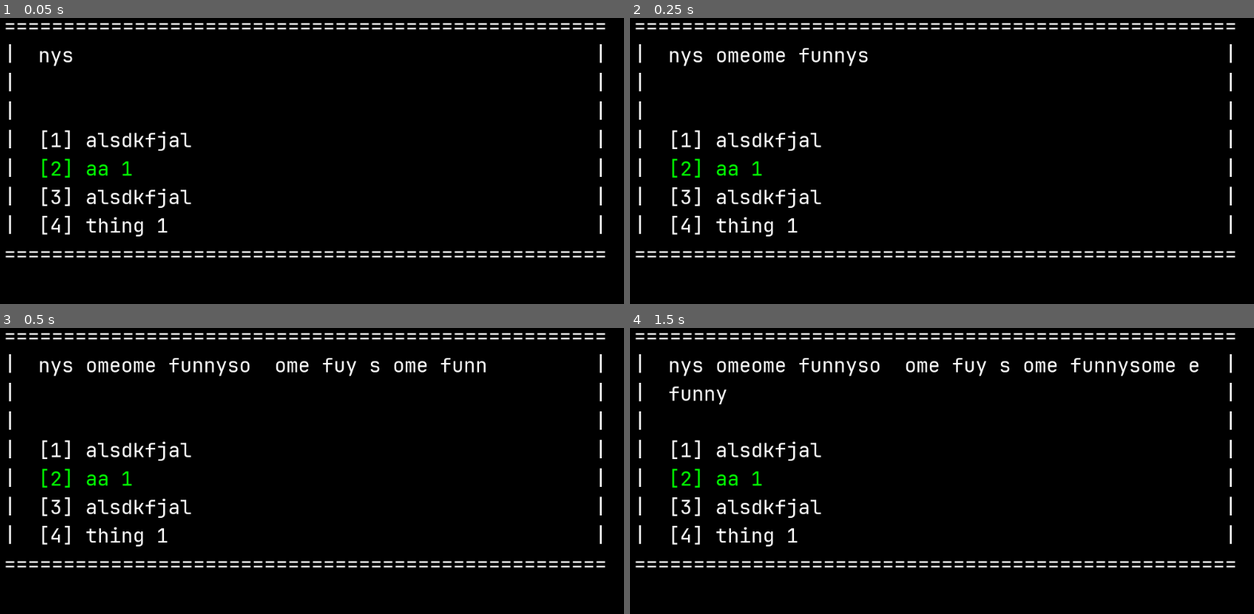
Above: before the commit, frames 1-4 (two rows, left to right).
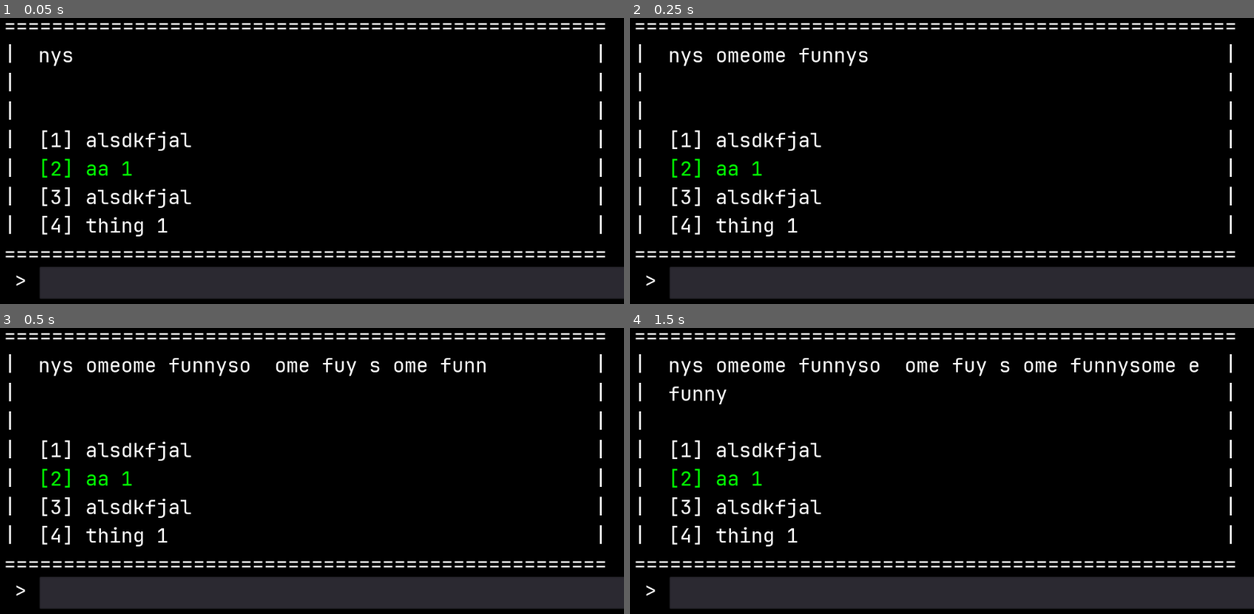
Above: after the commit, the same moments.

Repository: ailurada/project-seafarer
Game: Godot game, scene res://Control.tscn
Two runs of this game, one before a commit and one after it. Both use one fixed random seed, a clock stepped at 60 frames per second and the inputs below.
Inputs:
- Up to frame 1 (0.05 s): no input
- Up to frame 2 (0.25 s): no input
- Up to frame 3 (0.5 s): no input
- Up to frame 4 (1.5 s): tap Enter (enter) at 0.5, 0.6, 1.35 s; tap Space at 1.25 s

The runs differ from the first frame. In frame 1, 10% of the frame differs, in the area x 2-100%, y 86-99%; in frame 2, 10%; in frame 3, 10%; in frame 4, 10%.

Commit message:
fixed input position

Diff:
--- a/app/Control.tscn
+++ b/app/Control.tscn
@@ -1,10 +1,11 @@
-[gd_scene load_steps=6 format=2]
+[gd_scene load_steps=7 format=2]
 
 [ext_resource path="res://Scripts/UserInput.gd" type="Script" id=1]
 [ext_resource path="res://Resources/DefaultFont.tres" type="Theme" id=2]
 [ext_resource path="res://Scripts/DialogueBox.gd" type="Script" id=3]
 [ext_resource path="res://Scripts/DialogueBoxText.gd" type="Script" id=4]
 [ext_resource path="res://Scripts/ColorRect.gd" type="Script" id=5]
+[ext_resource path="res://Scripts/TerminalArrow.gd" type="Script" id=6]
 
 [node name="Control" type="Control"]
 anchor_right = 1.0
@@ -17,23 +18,6 @@
 color = Color( 0, 0, 0, 1 )
 script = ExtResource( 5 )
 
-[node name="RichTextLabel" type="RichTextLabel" parent="."]
-margin_left = 993.0
-margin_top = 844.0
-margin_right = 1890.0
-margin_bottom = 1252.0
-text = "> "
-
-[node name="TextEdit" type="TextEdit" parent="."]
-margin_left = 1028.0
-margin_top = 436.0
-margin_right = 1908.0
-margin_bottom = 670.0
-theme = ExtResource( 2 )
-script = ExtResource( 1 )
-text_output_path = NodePath("../RichTextLabel")
-line_width = 25
-
 [node name="DialogueBox" type="Label" parent="."]
 margin_left = 500.0
 margin_top = 500.0
@@ -41,11 +25,25 @@
 margin_bottom = 543.0
 script = ExtResource( 3 )
 
+[node name="TerminalArrow" type="RichTextLabel" parent="DialogueBox"]
+margin_left = 493.0
+margin_top = 344.0
+margin_right = 1390.0
+margin_bottom = 752.0
+text = "> "
+script = ExtResource( 6 )
+
 [node name="DialogueBoxText" type="Label" parent="DialogueBox"]
 margin_right = 1812.0
 margin_bottom = 1620.0
 script = ExtResource( 4 )
 
-[node name="Label" type="Label" parent="DialogueBox"]
-margin_right = 40.0
-margin_bottom = 43.0
+[node name="TerminalInput" type="TextEdit" parent="DialogueBox"]
+margin_left = 528.0
+margin_top = -64.0
+margin_right = 1408.0
+margin_bottom = 170.0
+theme = ExtResource( 2 )
+script = ExtResource( 1 )
+text_output_path = NodePath("../TerminalArrow")
+line_width = 25
--- /dev/null
+++ b/app/Scripts/TerminalArrow.gd
@@ -0,0 +1,22 @@
+extends RichTextLabel
+
+var pt_size = 32
+var char_width_px = 20
+onready var dialogue_box = get_parent()
+
+func update_position():
+	var init_pos = dialogue_box.rect_size.y - 2.75*pt_size
+	self.rect_position.x = dialogue_box.rect_position.x + 2*char_width_px
+	self.rect_position.y = init_pos + 2.75*pt_size
+
+# Called when the node enters the scene tree for the first time.
+func _ready():
+	self.rect_size.x = 50
+	self.rect_size.y = 50
+	pass # Replace with function body.
+
+
+# Called every frame. 'delta' is the elapsed time since the previous frame.
+func _process(delta):
+	update_position()
+	pass
--- a/app/Scripts/UserInput.gd
+++ b/app/Scripts/UserInput.gd
@@ -11,12 +11,22 @@
 
 export var line_width: int
 
+var pt_size = 32
+var char_width_px = 20
+onready var dialogue_box = get_parent()
 
+func update_position():
+	var init_pos = dialogue_box.rect_size.y - 2.75*pt_size
+	self.rect_position.x = dialogue_box.rect_position.x + 4*char_width_px
+	self.rect_position.y = init_pos + 2.75*pt_size
 
 # Called when the node enters the scene tree for the first time.
 func _ready():
 	text_output = get_node(text_output_path)
 	start_position = self.rect_position
+	self.rect_size.x = get_viewport().size.x
+	self.rect_size.y = pt_size + 20
+
 
 	#var dynamic_font = DynamicFont.new()
 	#dynamic_font.font_data = load("res://Fonts/JetBrainsMono-Regular.ttf")
@@ -26,7 +36,8 @@
 
 # Called every frame. 'delta' is the elapsed time since the previous frame.
 func _process(delta):
-	if Input.is_action_just_released("enter"):
-			text_output.text += self.text.substr(0, self.text.length() - 1) + "\n> "
-			self.text = ""
-			self.rect_position += Vector2(0, line_width)
+	update_position()
+	#if Input.is_action_just_released("enter"):
+	#		text_output.text += self.text.substr(0, self.text.length() - 1) + "\n> "
+	#		self.text = ""
+	#		self.rect_position += Vector2(0, line_width)
